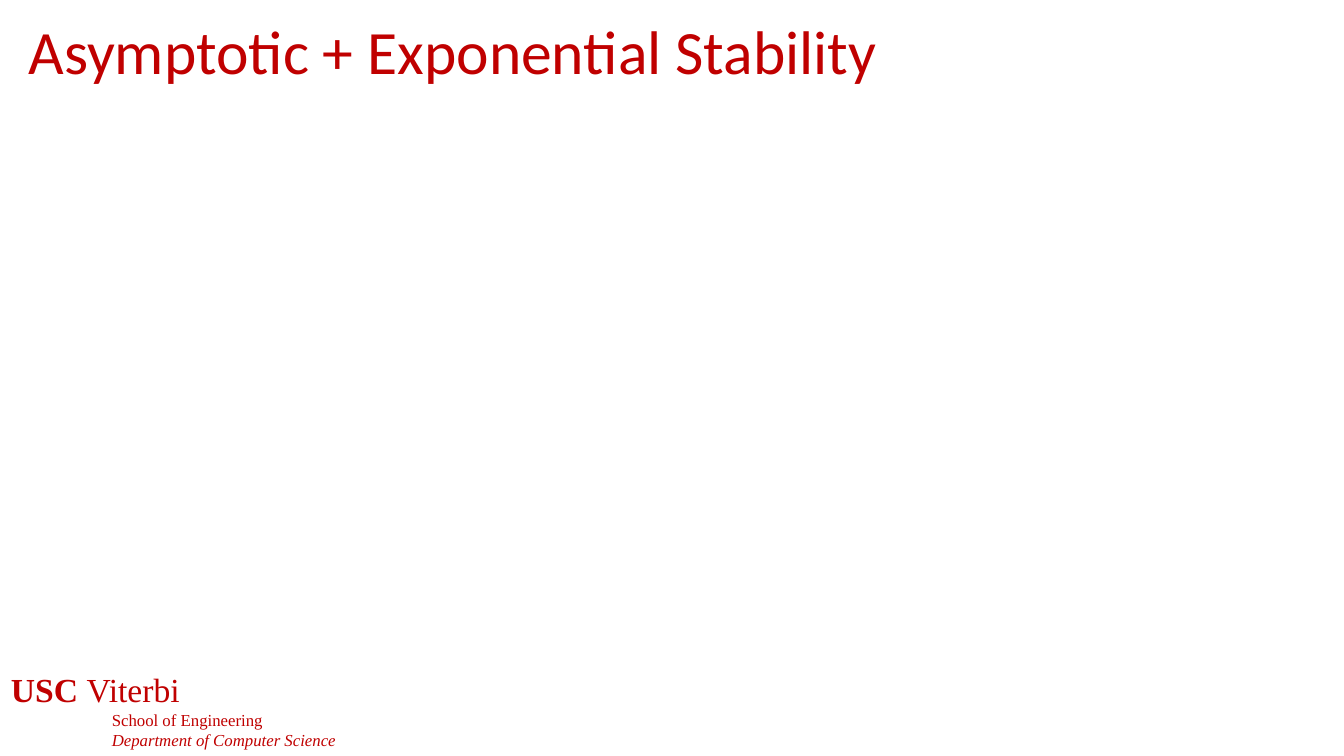
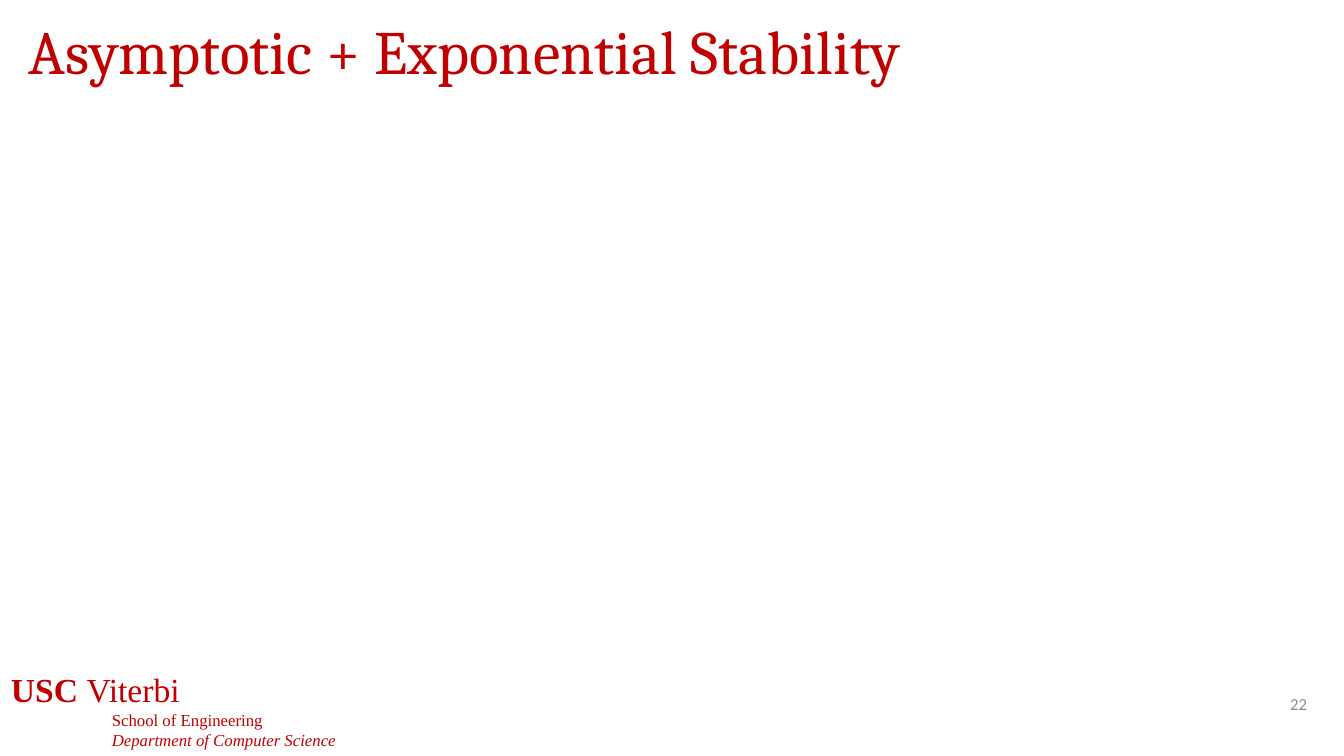
Before and after one commit to jdeshmukh/jdeshmukh.github.io, a slide deck: slide 22 of teaching/cs513-autocps-fall-2026/slides/DynamicalSystems.pptx. Drawn at 1344x756 pixels with LibreOffice and Linux fonts; fonts in the diff are those of the drawing; grey boxes stand for pictures; background and template pictures are left out. Boxes give left, top, right and bottom in pixels: in the first picture for what was removed or moved away, otherwise in the second. Text is boxed around its words. In the diff, an @@ line names an element or a change of style, - is before the commit and + after.

```diff
--- a/teaching/cs513-autocps-fall-2026/slides/DynamicalSystems.pptx
+++ b/teaching/cs513-autocps-fall-2026/slides/DynamicalSystems.pptx
@@ title "Asymptotic + Exponential Stability" at bbox=[28, 31, 900, 88]: font Calibri to Cambria @@
@@ page number added at bbox=[1290, 699, 1307, 710], 12 pt, text #8C8C8C @@
+22
```
Also in this commit, not shown: 25 other slides changed, 3 other files.
